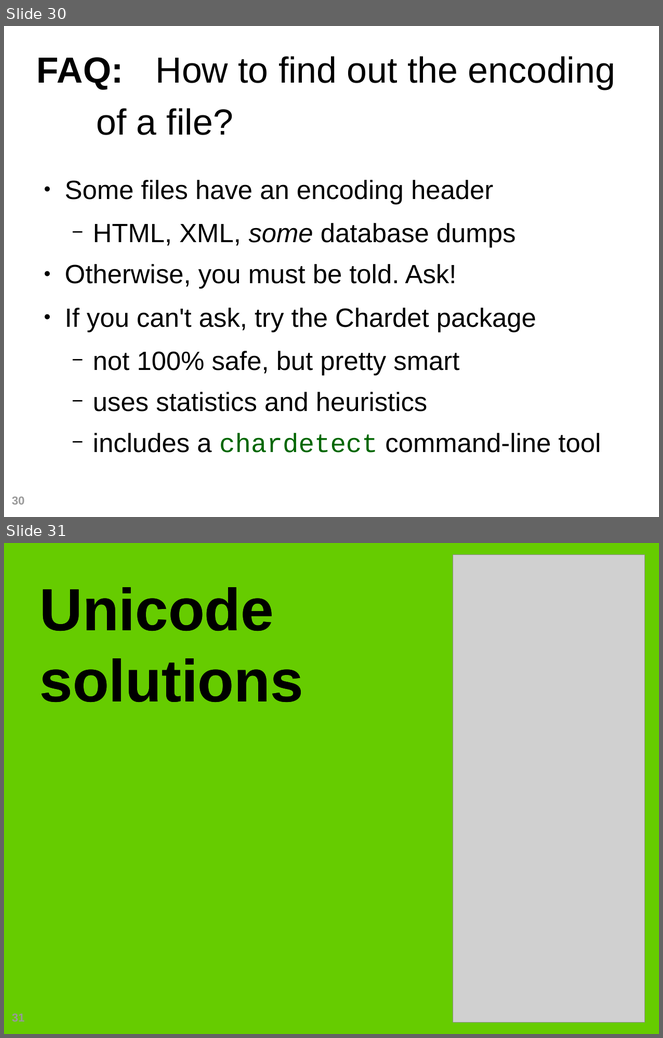
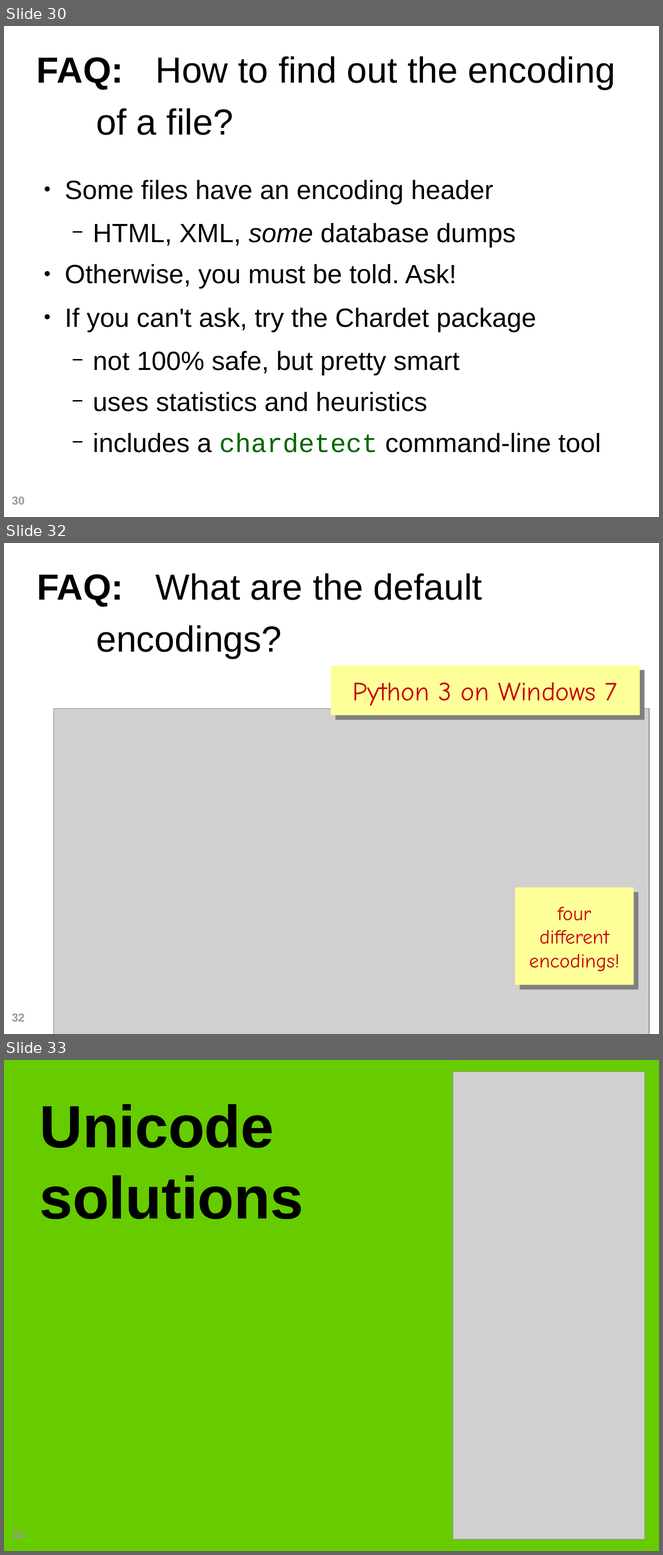
Before and after one commit to fluentpython/unicode-solutions, a slide deck: unicode-solutions.odp. Shown one above the other, each under a label of ours: slides 30 and 31 before the commit, slides 30, 32 and 33 after it; the slides between them are not shown. The pictures are 663x1038 and 663x1555 pixels, drawn with LibreOffice and Linux fonts; fonts in the diff are those of the drawing; grey boxes stand for pictures; background and template pictures are left out. Boxes give left, top, right and bottom in pixels: in the first picture for what was removed or moved away, otherwise in the second. Text is boxed around its words. In the diff, an @@ line names an element or a change of style, - is before the commit and + after.

Commit message:
default encodings

```diff
--- a/unicode-solutions.odp
+++ b/unicode-solutions.odp
@@ slide 32 added at bbox=[4, 543, 659, 1034], background #FFFFFF @@
@@ title added at bbox=[37, 573, 482, 659], 44 pt, text #000000 @@
+FAQ: What are the default
+encodings?
@@ rectangle added at bbox=[331, 666, 640, 716], fill #FFFF99, 32 pt, text #C5000B @@
+Python 3 on Windows 7
@@ picture added at bbox=[53, 709, 650, 1034] @@
@@ rectangle added at bbox=[515, 888, 634, 986], fill #FFFF99, 24 pt, text #C5000B @@
+four
+different
+encodings!
@@ page number added at bbox=[12, 1014, 25, 1022], 14 pt, text #999999, bold @@
+32
@@ what was slide 31 is now slide 33 @@
@@ page number at bbox=[12, 1531, 25, 1539]: text changed @@
-31
+33
```
Also in this commit, not shown: 2 slides changed, 1 other slide added, 4 other files.
